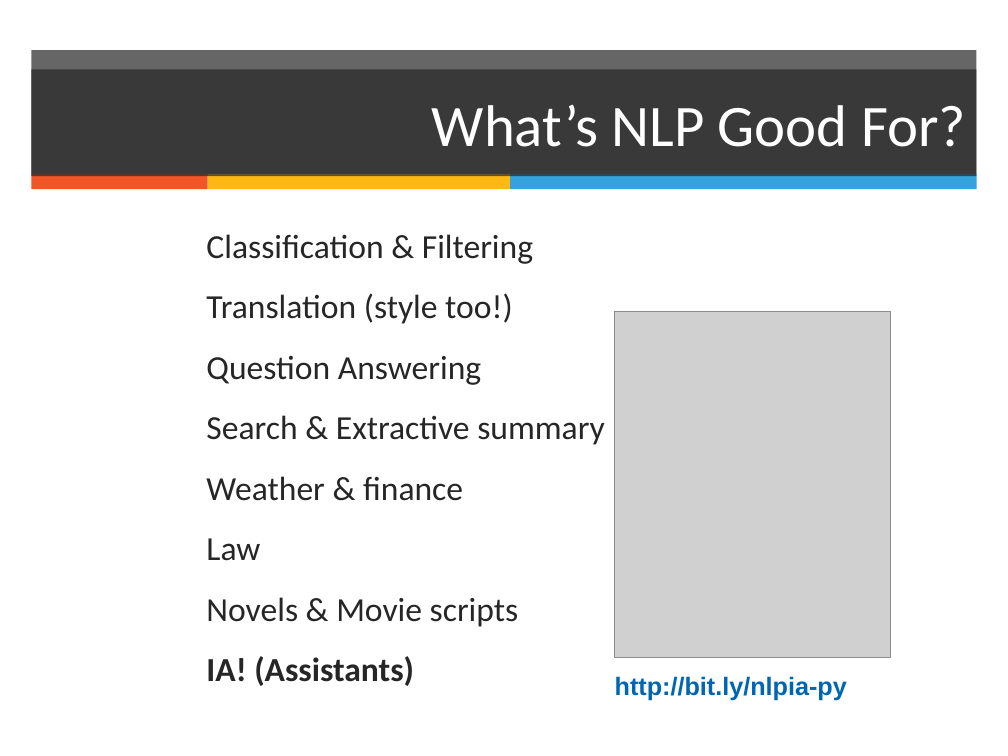
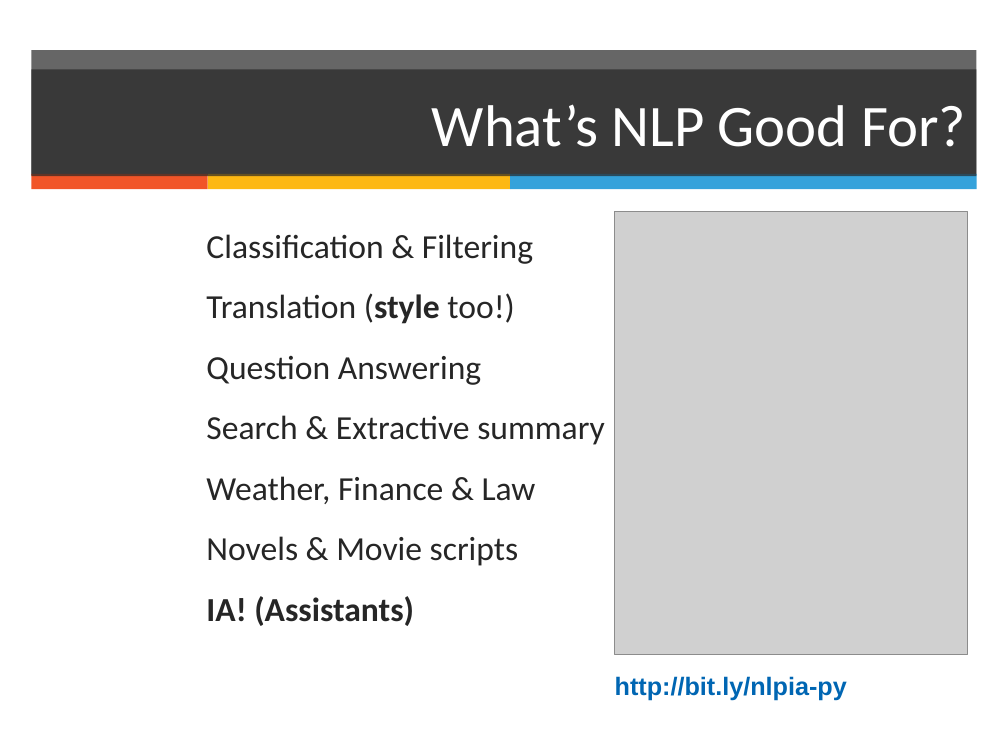
Before and after one commit to manceps/tfw, a slide deck: slide 15 of slides/talk-portland-python-user-group-05-30-manceps-branding.odp. Drawn at 1008x756 pixels with LibreOffice and Linux fonts; fonts in the diff are those of the drawing; grey boxes stand for pictures; background and template pictures are left out. Boxes give left, top, right and bottom in pixels: in the first picture for what was removed or moved away, otherwise in the second. Text is boxed around its words. In the diff, an @@ line names an element or a change of style, - is before the commit and + after.

```diff
--- a/slides/talk-portland-python-user-group-05-30-manceps-branding.odp
+++ b/slides/talk-portland-python-user-group-05-30-manceps-branding.odp
@@ picture resized from (x1=615, y1=311, x2=890, y2=657) to (x1=615, y1=212, x2=968, y2=654) @@
@@ text at (x1=206, y1=293, x2=514, y2=324): bold on in "(style" @@
@@ text at (x1=206, y1=476, x2=536, y2=504): text changed @@
-Weather & finance
-Law
+Weather, Finance & Law
```
Also in this commit, not shown: 2 other slides changed, 2 slides added, 2 slides removed, 51 other files.
